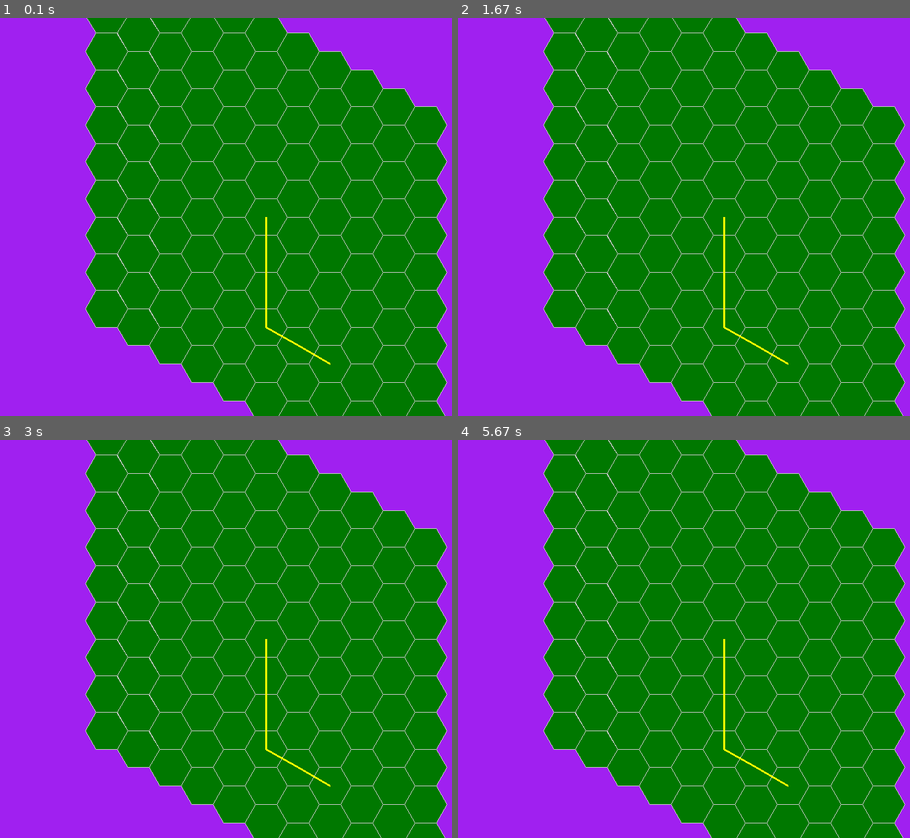
Above: before the commit, frames 1-4 (two rows, left to right).
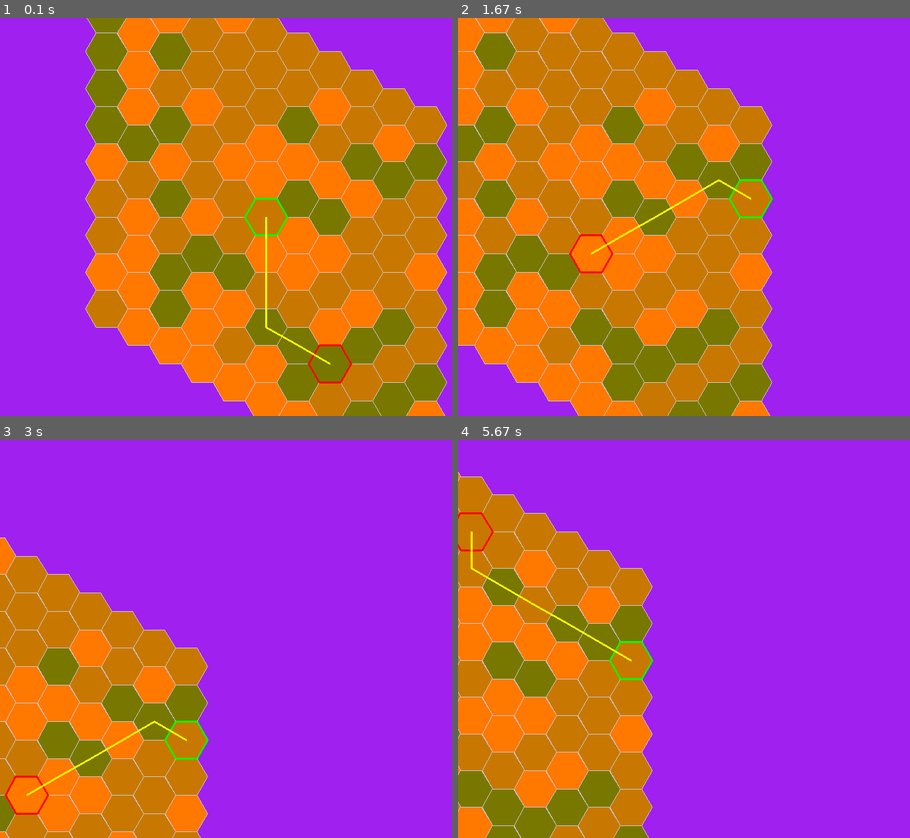
Above: after the commit, the same moments.

Repository: Garlyle/vibe-game
Game: pygame game, started from main.py
Two runs of this game, one before a commit and one after it. Both use one fixed random seed, a clock stepped at 60 frames per second and the inputs below.
Inputs (mouse positions are in pixels of both pictures, inside the frame that each line leads up to):
- Up to frame 1 (0.1 s): no input
- Up to frame 2 (1.67 s): right-click (706, 232) at 0.38 s; click (896, 205) at 0.72 s; click (724, 240) at 1.05 s; hold Right from 1.33 s (still down)
- Up to frame 3 (3 s): release Right at 1.8 s; hold Up 1.83-2.13 s; hold Right 2.17-2.63 s; hold Left from 2.67 s (still down)
- Up to frame 4 (5.67 s): release Left at 3.2 s; hold Down 3.23-3.53 s; click (584, 491) at 3.62 s; hold Left 3.9-4.3 s; hold Up 4.33-4.7 s; hold Right 4.73-5.37 s; hold Down from 5.4 s (still down)

The runs differ from the first frame. In frame 1, 66% of the frame differs, in the area x 18-99%, y 0-100%; in frame 2, 90%, in the area x 0-99%, y 0-100%; in frame 3, 86%; in frame 4, 90%.

Commit message:
interactive test

Diff:
--- a/data/dummy_import.py
+++ b/data/dummy_import.py
@@ -1,5 +1,6 @@
 # io/dummy_import.py
 from map.tile import Tile
+from random import randint
 
 class DummyImporter:
     def load(self):
@@ -9,6 +10,7 @@
                 data[(q, r)] = Tile(
                     terrain="grass",
                     elevation=0,
-                    passable=True
+                    passable=True,
+                    cost=1+2*randint(1,3)
                 )
         return data
--- a/main.py
+++ b/main.py
@@ -8,6 +8,8 @@
 from render.pygame_render import PyGameRenderer
 
 TILE_SIZE = 32
+start = (0,0)
+goal = (2,3)
 
 # pygame setup
 pygame.init()
@@ -27,7 +29,7 @@
 tilemap.tiles = importer.load()
 
 renderer = PyGameRenderer(screen, TILE_SIZE)
-path = a_star(tilemap, start=(0,0), goal=(2,3))
+path = a_star(tilemap, start, goal)
 
 
 while running:
@@ -36,6 +38,28 @@
     for event in pygame.event.get():
         if event.type == pygame.QUIT:
             running = False
+        if event.type == pygame.MOUSEBUTTONDOWN:
+            if event.button == 1:
+                mx, my = event.pos
+                coord = grid.from_world(mx, my)
+                if not start:
+                    start = coord
+                else:
+                    goal = coord
+                    path = a_star(tilemap, start, goal)
+            if event.button == 3:
+                start = goal = path = None
+
+    keys = pygame.key.get_pressed()
+    pan_speed = 10
+    if keys[pygame.K_LEFT]:
+        grid.origin = (grid.origin[0] + pan_speed, grid.origin[1])
+    if keys[pygame.K_RIGHT]:
+        grid.origin = (grid.origin[0] - pan_speed, grid.origin[1])
+    if keys[pygame.K_UP]:
+        grid.origin = (grid.origin[0], grid.origin[1] + pan_speed)
+    if keys[pygame.K_DOWN]:
+        grid.origin = (grid.origin[0], grid.origin[1] - pan_speed)
 
     # fill the screen with a color to wipe away anything from last frame
     screen.fill("purple")
@@ -44,6 +68,12 @@
     for coord, tile in tilemap.tiles.items():
         pos = grid.to_world(coord)
         renderer.draw_tile(pos, tile)
+
+    # Draw highlighted start/end tiles
+    if start:
+        renderer.draw_tile(grid.to_world(start), tilemap.get_tile(start), highlight="start")
+    if goal:
+        renderer.draw_tile(grid.to_world(goal), tilemap.get_tile(goal), highlight="end")
 
     # draw search path (if exists)
     if path:
--- a/map/hexgrid.py
+++ b/map/hexgrid.py
@@ -1,6 +1,7 @@
 # map/hexgrid.py
 from map.grid import Grid
 from map.hexutils import neighbors as hex_neighbors
+from map.hexutils import axial_to_pixel, pixel_to_axial, hex_round
 import math
 
 class FlatTopHexGrid(Grid):
@@ -12,8 +13,11 @@
         return hex_neighbors(coord)
 
     def to_world(self, coord):
-        q, r = coord
-        x = self.size * (3/2 * q)
-        y = self.size * (math.sqrt(3) * (r + q/2))
+        x, y = axial_to_pixel(*coord, self.size)
         ox, oy = self.origin
-        return (x + ox, y + oy)
+        return x + ox, y + oy
+
+    def from_world(self, x, y):
+        ox, oy = self.origin
+        q, r = pixel_to_axial(x - ox, y - oy, self.size)
+        return hex_round(q, r)
--- a/map/hexutils.py
+++ b/map/hexutils.py
@@ -9,6 +9,19 @@
 
 def cube_to_axial(x, y, z):
     return (x, z)
+
+def axial_to_pixel(q, r, size):
+    """Convert axial coordinates to pixel (without offset)."""
+    x = size * (3/2 * q)
+    y = size * (math.sqrt(3) * (r + q/2))
+    return x, y
+
+def pixel_to_axial(x, y, size):
+    """Convert pixel position to axial (without offset)."""
+    q = (2/3 * x) / size
+    r = (-1/3 * x + math.sqrt(3)/3 * y) / size
+    return q, r
+
 
 HEX_DIRECTIONS = [
     (1, 0), (1, -1), (0, -1),
@@ -71,3 +84,24 @@
             r += dr
 
     return results
+
+def cube_round(x, y, z):
+    rx = round(x)
+    ry = round(y)
+    rz = round(z)
+
+    dx = abs(rx - x)
+    dy = abs(ry - y)
+    dz = abs(rz - z)
+
+    if dx > dy and dx > dz:
+        rx = -ry - rz
+    elif dy > dz:
+        ry = -rx - rz
+    else:
+        rz = -rx - ry
+
+    return rx, ry, rz
+
+def hex_round(q, r):
+    return cube_to_axial(*cube_round(*axial_to_cube(q, r)))
--- a/map/pathfinding.py
+++ b/map/pathfinding.py
@@ -19,7 +19,7 @@
             if tile is None or not tile.passable:
                 continue
 
-            tentative_g = g_score[current] + 1
+            tentative_g = g_score[current] + tile.cost
 
             if tentative_g < g_score.get(nxt, float("inf")):
                 came_from[nxt] = current
--- a/map/tile.py
+++ b/map/tile.py
@@ -6,3 +6,4 @@
     terrain: str
     elevation: int
     passable: bool
+    cost: int = 1
--- a/render/pygame_render.py
+++ b/render/pygame_render.py
@@ -8,14 +8,20 @@
         self.screen = screen
         self.hex_size = hex_size
 
-    def draw_tile(self, world_pos, tile):
+    def draw_tile(self, world_pos, tile, highlight=None):
         points = hex_vertices(world_pos, self.hex_size)
 
-        fill = (0, 120, 0) if tile.passable else (120, 0, 0)
-        outline = (200, 200, 200)
+        # tile fill
+        fill = (min(255, tile.cost * 40), 120, 0) if tile.passable else (120, 0, 0)
+        pygame.draw.polygon(self.screen, fill, points)
 
-        pygame.draw.polygon(self.screen, fill, points)
-        pygame.draw.polygon(self.screen, outline, points, width=1)
+        # highlight for start/end
+        if highlight == "start":
+            pygame.draw.polygon(self.screen, (0, 255, 0), points, width=3)
+        elif highlight == "end":
+            pygame.draw.polygon(self.screen, (255, 0, 0), points, width=3)
+        else:
+            pygame.draw.polygon(self.screen, (200, 200, 200), points, width=1)
 
     def draw_path(self, grid, path):
         # convert each path coord into pixel center
Not shown, added: log/2025-12-interactive.md
Not shown, changed: todo.md
